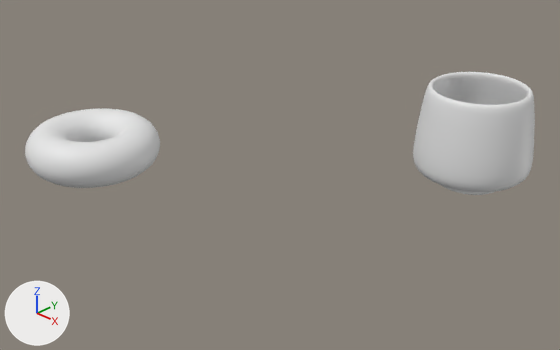
The Blender file assets/donut.blend, before and after one commit.
One viewpoint serves both versions: a 50 mm lens placed at (1.436, -0.864, 0.721), pointed at (0.304, 0.296, -0.073). Every picture has the same lights, and +X, +Y and +Z are marked at lower left. The picture after the commit comes second.

The older version as bpy lines, for what is in view:
```python
me_cylinder = bpy.data.meshes.new('Cylinder')
me_cylinder.from_pydata(...)  # 112 vertices, 99 faces; spans x -0.145..0.145, y -0.149..0.149, z -0.124..0.12
me_cylinder.polygons.foreach_set('use_smooth', [True] * 99)
me_torus = bpy.data.meshes.new('Torus')
me_torus.from_pydata(...)  # a torus around z (ring radius 0.1, tube radius 0.05) spanning x -0.15..0.15, y -0.15..0.15, z -0.049..0.049
me_torus.polygons.foreach_set('use_smooth', [True] * 864)
ob_cylinder = bpy.data.objects.new('Cylinder', me_cylinder)
ob_cylinder.location = (0.585, 0.665, 0.0)
_m = ob_cylinder.modifiers.new('Solidify', 'SOLIDIFY')
_m.thickness = 0.016
_m = ob_cylinder.modifiers.new('Subdivision', 'SUBSURF')
_m.levels = 2
ob_torus = bpy.data.objects.new('Torus', me_torus)
ob_torus.location = (0.0, 0.0, 0.0)
```
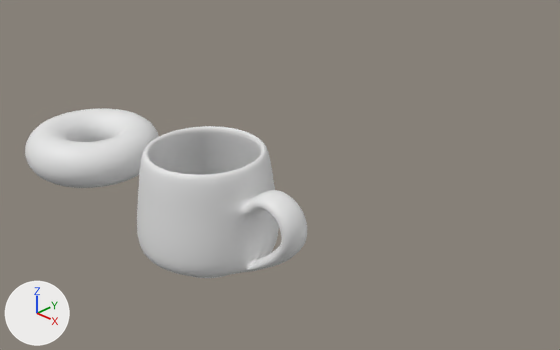
Boxes (x1, y1, x2, y2) around the edits, measured in the pictures (560 x 350 px):
'Cylinder', reshaped, moved, modifiers changed (39% wider, 23% taller)
    before: (413, 72, 535, 195)
    after: (137, 126, 307, 278)
part 1 of me_cylinder, built on
    before: (414, 92, 535, 188)
    after: (137, 126, 307, 272)

What the commit changed:
me_cylinder is used by ob_cylinder; location (0.585, 0.665, 0.0).
me_cylinder had 112 vertices, 99 faces and spanned x -0.145..0.145, y -0.149..0.149, z -0.124..0.12.
me_cylinder now has 320 vertices, 310 faces and spans x -0.145..0.254, y -0.149..0.149, z -0.124..0.12.
Part 1, on me_cylinder:
16 faces are deleted.
170 vertices are added at x -0.133..0.254, y -0.137..0.137, z -0.124..0.116.
15 new vertices lie (0.0, 0.06, 0.0) away from vertices in x -0.133..0.254, y -0.03, z -0.093..0.093.
14 new vertices lie (0.0, 0.0, 0.009) away from vertices in x -0.065..0.065, y -0.067..0.067, z -0.117.
9 new vertices lie (0.0, 0.066, 0.0) away from vertices in x 0.148..0.221, y -0.033, z -0.063..0.06.
227 new faces join them.
Object 'Cylinder' (ob_cylinder) loses its SOLIDIFY modifier named 'Solidify'.
Modifier setting removed (it was thickness = 0.016).
Object 'Cylinder' (ob_cylinder) moves from (0.585, 0.665, 0.0) to (0.395, 0.0, 0.0).
